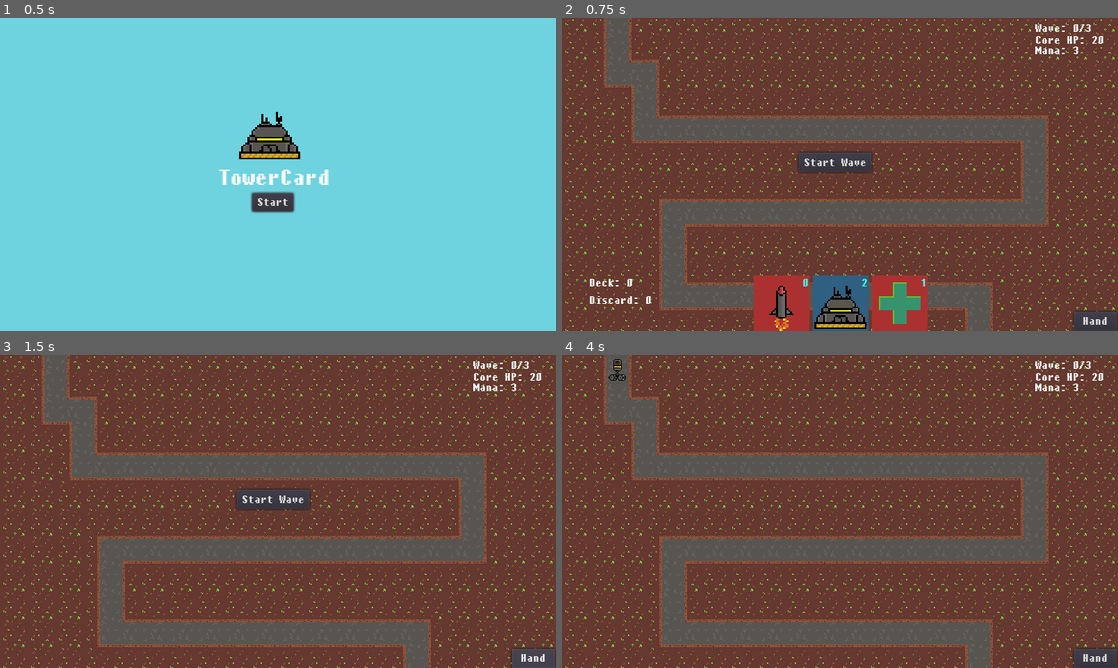
Above: before the commit, frames 1-4 (two rows, left to right).
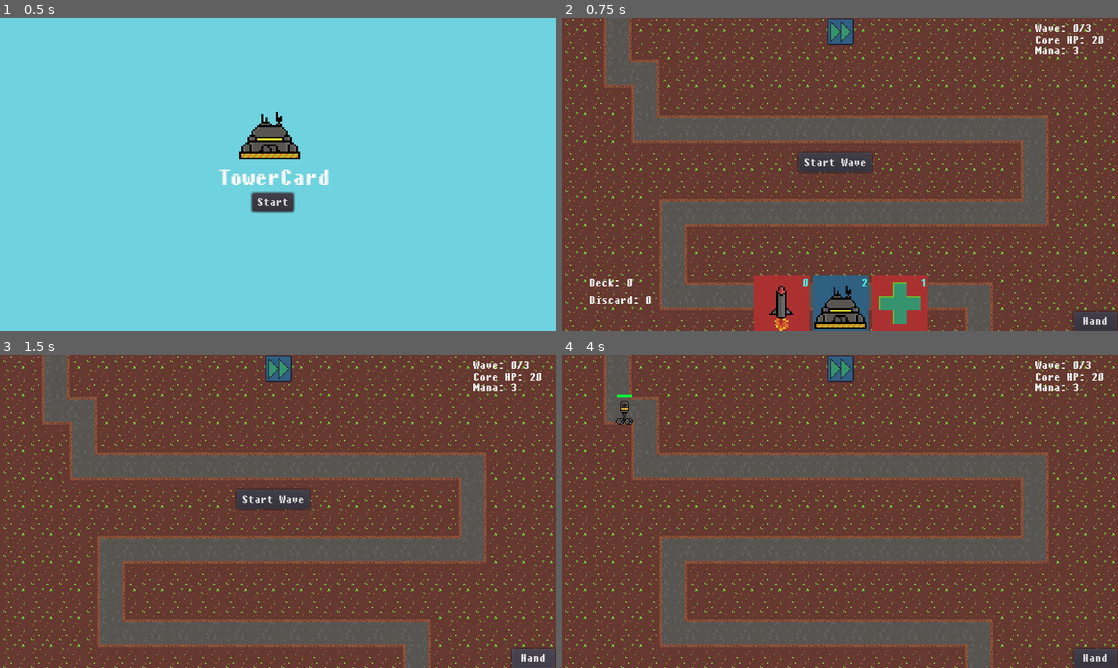
Above: after the commit, the same moments.

Repository: TylerPelaez/TowerCard
Game: Godot game, scene res://Menu/Menu.tscn
The game is run twice, just before and just after one commit, with the same random seed, the same clock (stepped at 60 frames per second) and the same inputs. Sound files missing from this copy of the repository are replaced by a short silence.
Inputs (mouse positions are in pixels of both pictures, inside the frame that each line leads up to):
- Up to frame 1 (0.5 s): no input
- Up to frame 2 (0.75 s): click "Start" at 0.5 s
- Up to frame 3 (1.5 s): click "Hand" at 1.25 s
- Up to frame 4 (4 s): click (840, 367) at 2.02 s; click "Start Wave" at 2.75 s; click (840, 367) at 3.52 s

Frame 1 is identical in both runs. In frame 2, 0.4% of the frame differs, in the area x 47-53%, y 0-9%; in frame 3, 0.4%; in frame 4, 0.6%, in the area x 8-53%, y 0-23%.

Commit message:
FastForward and stuff

Diff:
--- a/Enemies/BaseEnemy.tscn
+++ b/Enemies/BaseEnemy.tscn
@@ -7,6 +7,7 @@
 [ext_resource path="res://Enemies/SlowBeam.wav" type="AudioStream" id=5]
 
 [node name="BaseEnemy" type="Node2D"]
+pause_mode = 1
 script = ExtResource( 1 )
 
 [node name="Sprite" type="Sprite" parent="."]
--- a/Enemies/BasicEnemy.tscn
+++ b/Enemies/BasicEnemy.tscn
@@ -56,9 +56,6 @@
 }
 
 [node name="BaseEnemy" instance=ExtResource( 1 )]
-speed = 30.0
-max_health = 10
-damage = 10.0
 
 [node name="Sprite" parent="." index="0"]
 texture = ExtResource( 2 )
--- a/Player/PlayerController.gd
+++ b/Player/PlayerController.gd
@@ -72,10 +72,12 @@
 				_cast_spell()
 			elif ui_state == STATE.PLACING_TOWER and held_tower != null:
 				if !can_place_held_tower():
+					print (held_tower.get_overlapping_areas())
 					var upgradable_tower = get_upgradable_tower()
 					if upgradable_tower != null:
 						_spend_tower_on_upgrade(upgradable_tower)
 				else:
+					print("test")
 					_place_tower()
 		elif event.is_pressed() and event.is_action("cancel_tower_placement"):
 			if selected_card == null:
--- a/Player/PlayerController.tscn
+++ b/Player/PlayerController.tscn
@@ -3,4 +3,5 @@
 [ext_resource path="res://Player/PlayerController.gd" type="Script" id=1]
 
 [node name="PlayerController" type="Node2D"]
+pause_mode = 2
 script = ExtResource( 1 )
--- a/Towers/BaseTower.gd
+++ b/Towers/BaseTower.gd
@@ -25,6 +25,7 @@
 func _ready() -> void:
 	sprite.modulate = GREEN_TRANSPARENT_COLOR
 	draw_range = true
+	print(pause_mode)
 
 func _process(delta: float) -> void:
 	if animationPlayer.get_current_animation() != "Idle" && !animationPlayer.is_playing() and animationPlayer.has_animation("Idle"):
--- a/Towers/BaseTower.tscn
+++ b/Towers/BaseTower.tscn
@@ -6,6 +6,7 @@
 radius = 0.01
 
 [node name="BaseTower" type="Area2D"]
+pause_mode = 1
 collision_mask = 3
 script = ExtResource( 1 )
 projectile_speed = 100.0
--- a/UI/CardRewardScreen.gd
+++ b/UI/CardRewardScreen.gd
@@ -6,6 +6,7 @@
 
 onready var cardReward = $CardReward
 onready var label = $Label
+onready var button = $Button
 
 func _ready():
 	hide()
@@ -16,6 +17,8 @@
 	cardReward.visible = true
 	cardReward.mouse_filter = MOUSE_FILTER_STOP
 	label.visible = true
+	button.visible = true
+	button.mouse_filter = MOUSE_FILTER_STOP
 
 	for i in range(cardReward.size_limit):
 		var randomChoice = randi() % CardsDatabase.DATA.keys().size()
@@ -30,6 +33,9 @@
 	cardReward.mouse_filter = MOUSE_FILTER_IGNORE
 	cardReward.clear()
 
+	button.visible = false
+	button.mouse_filter = MOUSE_FILTER_IGNORE
+
 func _on_CardReward_card_clicked(ui_card: UICard):
 	emit_signal("card_clicked", ui_card)
 
@@ -38,3 +44,7 @@
 
 func _on_CardReward_show_tooltip(tooltip_text):
 	emit_signal("show_tooltip", tooltip_text)
+
+
+func _on_Button_pressed():
+	emit_signal("card_clicked", null)
--- a/UI/CardRewardScreen.tscn
+++ b/UI/CardRewardScreen.tscn
@@ -11,6 +11,9 @@
 size_flags_horizontal = 0
 size_flags_vertical = 0
 script = ExtResource( 1 )
+__meta__ = {
+"_edit_use_anchors_": false
+}
 
 [node name="Label" type="Label" parent="."]
 visible = false
@@ -36,6 +39,22 @@
 margin_right = 66.0
 margin_bottom = 32.0
 mouse_filter = 2
+
+[node name="Button" type="Button" parent="."]
+visible = false
+anchor_left = 0.5
+anchor_top = 0.5
+anchor_right = 0.5
+anchor_bottom = 0.5
+margin_left = -45.0
+margin_top = 48.0
+margin_right = 45.0
+margin_bottom = 12.0
+focus_mode = 0
+theme = ExtResource( 3 )
+enabled_focus_mode = 0
+text = "Skip Reward"
 [connection signal="card_clicked" from="CardReward" to="." method="_on_CardReward_card_clicked"]
 [connection signal="hide_tooltip" from="CardReward" to="." method="_on_CardReward_hide_tooltip"]
 [connection signal="show_tooltip" from="CardReward" to="." method="_on_CardReward_show_tooltip"]
+[connection signal="pressed" from="Button" to="." method="_on_Button_pressed"]
--- a/UI/UI.gd
+++ b/UI/UI.gd
@@ -9,6 +9,8 @@
 onready var waveNumber = $WaveNumber
 onready var cardRewardScreen = $CardRewardScreen
 onready var mana = $Mana
+onready var play = $HBoxContainer/Play
+onready var fastForward = $HBoxContainer/FastForward
 
 var player_controller
 var selected_card
@@ -102,9 +104,26 @@
 
 
 func _on_CardRewardScreen_card_clicked(ui_card: UICard):
-	Deck.discardCard(ui_card.card_data)
+	if ui_card != null:
+		Deck.discardCard(ui_card.card_data)
 
 	startWave.visible = true
 	cardRewardScreen.hide()
 	hand.draw_new_hand()
 	show_hand_ui()
+
+
+func _on_Play_pressed():
+	fastForward.visible = true
+	fastForward.mouse_filter = MOUSE_FILTER_STOP
+	play.visible = false
+	play.mouse_filter = MOUSE_FILTER_IGNORE
+	Engine.time_scale = 1.0
+
+
+func _on_FastForward_pressed():
+	fastForward.visible = false
+	fastForward.mouse_filter = MOUSE_FILTER_IGNORE
+	play.visible = true
+	play.mouse_filter = MOUSE_FILTER_STOP
+	Engine.time_scale = 2.0
--- a/UI/UI.tscn
+++ b/UI/UI.tscn
@@ -7,6 +7,8 @@
 [ext_resource path="res://UI/UI.gd" type="Script" id=5]
 [ext_resource path="res://chary___.ttf" type="DynamicFontData" id=6]
 [ext_resource path="res://UI/CardRewardScreen.tscn" type="PackedScene" id=7]
+[ext_resource path="res://UI/Play.png" type="Texture" id=8]
+[ext_resource path="res://UI/FastForward.png" type="Texture" id=10]
 
 [sub_resource type="DynamicFont" id=1]
 font_data = ExtResource( 6 )
@@ -15,6 +17,7 @@
 default_font = SubResource( 1 )
 
 [node name="UI" type="Control"]
+pause_mode = 2
 anchor_right = 1.0
 anchor_bottom = 1.0
 margin_left = 0.840881
@@ -115,10 +118,54 @@
 }
 
 [node name="CardRewardScreen" parent="." instance=ExtResource( 7 )]
+
+[node name="HBoxContainer" type="HBoxContainer" parent="."]
+pause_mode = 2
+anchor_left = 0.5
+anchor_right = 0.5
+margin_left = -20.0
+margin_right = 20.0
+margin_bottom = 32.0
+mouse_filter = 2
+alignment = 1
+__meta__ = {
+"_edit_use_anchors_": false
+}
+
+[node name="Play" type="TextureButton" parent="HBoxContainer"]
+pause_mode = 2
+visible = false
+margin_left = 36.0
+margin_right = 68.0
+margin_bottom = 32.0
+focus_mode = 0
+texture_normal = ExtResource( 8 )
+texture_pressed = ExtResource( 8 )
+texture_hover = ExtResource( 8 )
+texture_disabled = ExtResource( 8 )
+texture_focused = ExtResource( 8 )
+stretch_mode = 2
+
+[node name="FastForward" type="TextureButton" parent="HBoxContainer"]
+pause_mode = 2
+margin_left = 18.0
+margin_right = 50.0
+margin_bottom = 32.0
+focus_mode = 0
+texture_normal = ExtResource( 10 )
+texture_pressed = ExtResource( 10 )
+texture_hover = ExtResource( 10 )
+texture_disabled = ExtResource( 10 )
+texture_focused = ExtResource( 10 )
+__meta__ = {
+"_edit_use_anchors_": false
+}
 [connection signal="pressed" from="HandButton" to="Hand" method="_on_HandButton_pressed"]
+[connection signal="pressed" from="HandButton" to="CardsInDeck" method="_on_HandButton_pressed"]
 [connection signal="pressed" from="HandButton" to="CardsInDiscard" method="_on_HandButton_pressed"]
-[connection signal="pressed" from="HandButton" to="CardsInDeck" method="_on_HandButton_pressed"]
 [connection signal="pressed" from="StartWave" to="." method="_on_StartWave_pressed"]
 [connection signal="card_clicked" from="CardRewardScreen" to="." method="_on_CardRewardScreen_card_clicked"]
 [connection signal="hide_tooltip" from="CardRewardScreen" to="." method="_on_HideTooltip"]
 [connection signal="show_tooltip" from="CardRewardScreen" to="." method="_on_ShowTooltip"]
+[connection signal="pressed" from="HBoxContainer/Play" to="." method="_on_Play_pressed"]
+[connection signal="pressed" from="HBoxContainer/FastForward" to="." method="_on_FastForward_pressed"]
--- a/World/Level1.tscn
+++ b/World/Level1.tscn
@@ -22,6 +22,7 @@
 curve = SubResource( 1 )
 
 [node name="PlacementArea" type="Area2D" parent="."]
+pause_mode = 2
 collision_layer = 2
 collision_mask = 0
 
@@ -33,6 +34,7 @@
 [node name="EnemySpawnController" parent="." instance=ExtResource( 1 )]
 
 [node name="CanvasLayer" type="CanvasLayer" parent="."]
+pause_mode = 2
 
 [node name="UI" parent="CanvasLayer" instance=ExtResource( 5 )]
 mouse_filter = 2
Binary file added: UI/FastForward.png
Not shown, added: UI/FastForward.png.import
Binary file added: UI/Pause.png
Not shown, added: UI/Pause.png.import
Binary file added: UI/Play.png
Not shown, added: UI/Play.png.import
Not shown: 1 places in UI/UI.tscn that only renumber resources
